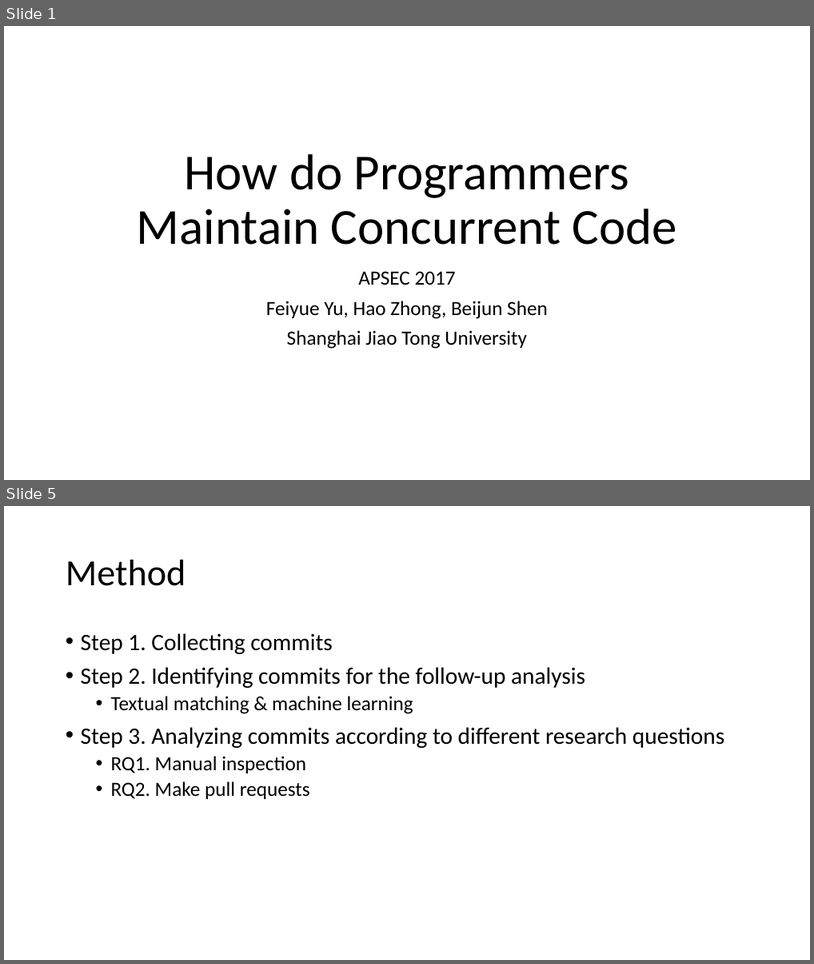
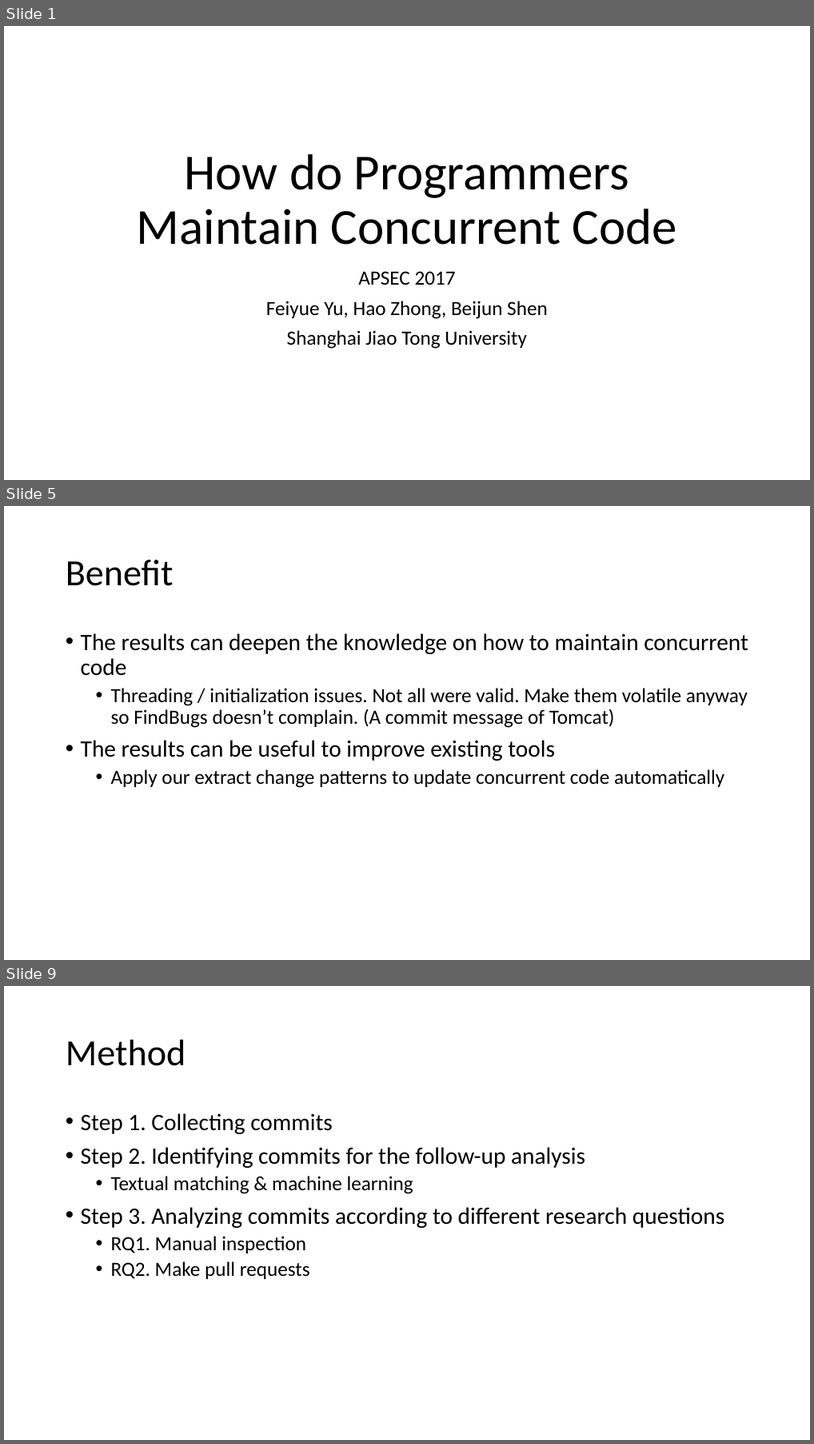
Before and after one commit to qwordy/Research, a slide deck: ppt/How do Programmers Maintain Concurrent Code.pptx. Shown one above the other, each under a label of ours: slides 1 and 5 before the commit, slides 1, 5 and 9 after it; the slides between them are not shown. The pictures are 814x964 and 814x1444 pixels, drawn with LibreOffice and Linux fonts; fonts in the diff are those of the drawing. Boxes give left, top, right and bottom in pixels: in the first picture for what was removed or moved away, otherwise in the second. Text is boxed around its words. In the diff, an @@ line names an element or a change of style, - is before the commit and + after.

```diff
--- a/ppt/How do Programmers Maintain Concurrent Code.pptx
+++ b/ppt/How do Programmers Maintain Concurrent Code.pptx
@@ slide 5 added at [4, 506, 810, 960], background #FFFFFF @@
@@ title added at [66, 560, 174, 586], 44 pt, text #000000 @@
+Benefit
@@ text added at [81, 633, 749, 788], 24 pt, text #000000 @@
+• The results can deepen the knowledge on how to maintain concurrent code
+  • Threading / initialization issues. Not all were valid. Make them volatile anyway so FindBugs doesn’t complain. (A commit message of Tomcat)
+• The results can be useful to improve existing tools
+  • Apply our extract change patterns to update concurrent code automatically
@@ what was slide 5 is now slide 9 @@
```
Also in this commit, not shown: 3 slides changed, 8 other slides added.
